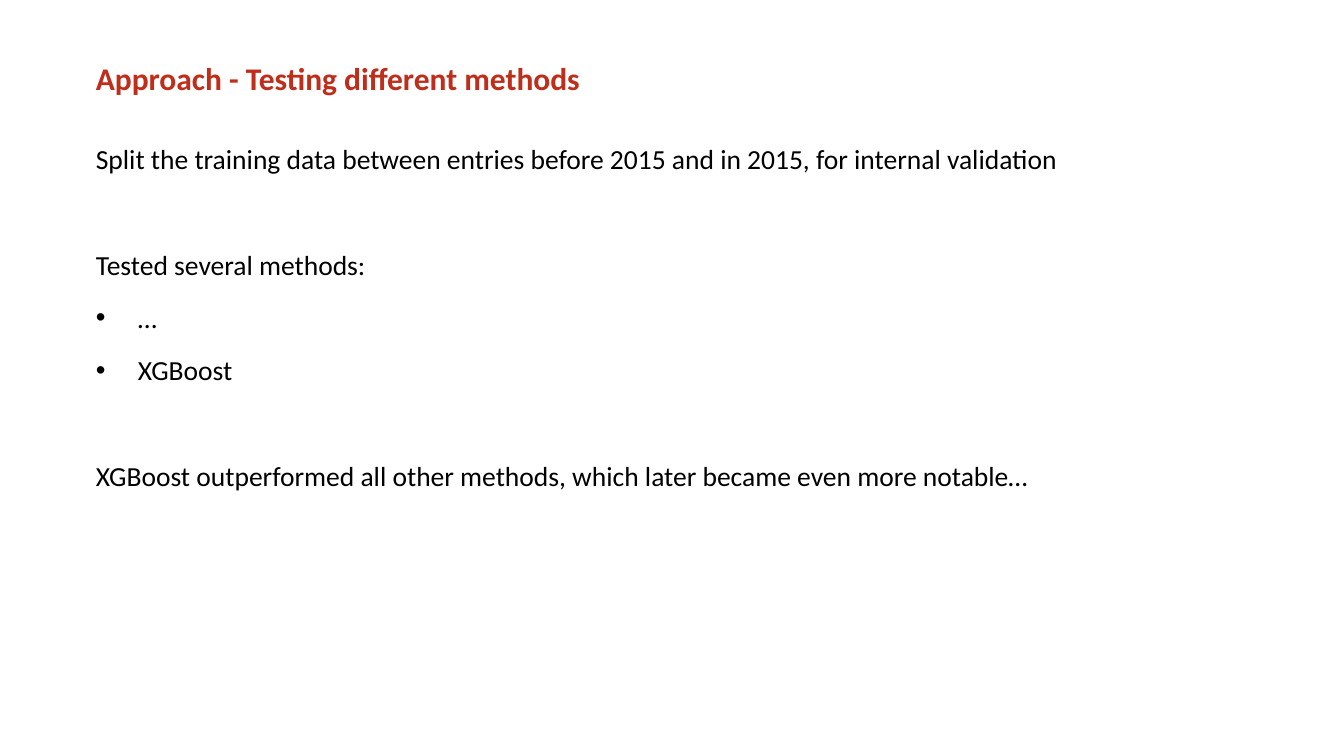
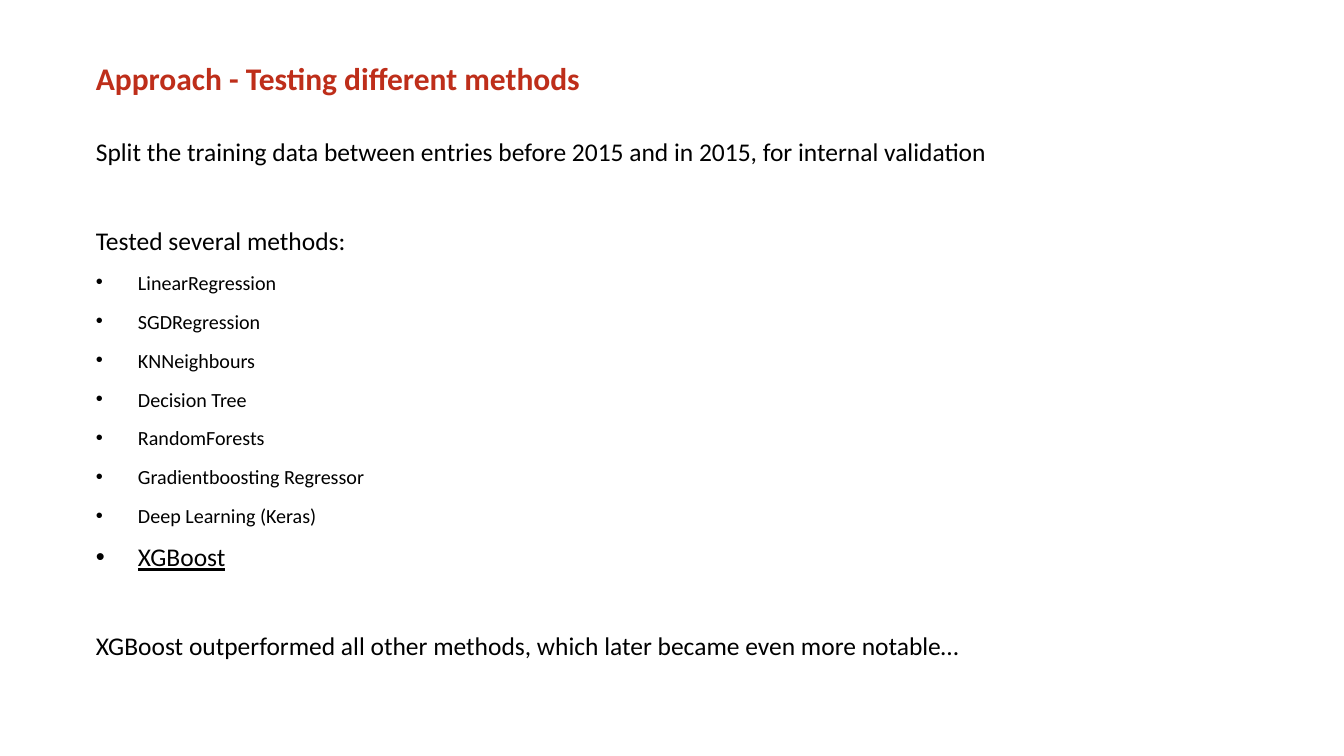
Before and after one commit to mrngm/Classified, a slide deck: slide 5 of presentatie/Classified_MLiP_final_presentation_2.pptx. Drawn at 1344x756 pixels with LibreOffice and Linux fonts; fonts in the diff are those of the drawing; background and template pictures are left out. Boxes give left, top, right and bottom in pixels: in the first picture for what was removed or moved away, otherwise in the second. Text is boxed around its words. In the diff, an @@ line names an element or a change of style, - is before the commit and + after.

Commit message:
Added results table, methods

```diff
--- a/presentatie/Classified_MLiP_final_presentation_2.pptx
+++ b/presentatie/Classified_MLiP_final_presentation_2.pptx
@@ text at box(96, 143, 985, 659): size 28 to 25.9 pt in "Split the training data between entries before ...", "Tested several methods:", "XGBoost", "XGBoost outperformed all other methods, which later ..."; underline on in "XGBoost"; line spacing 1 to 0.8 @@
@@ text at box(138, 276, 364, 527): text changed; size 28 to 20.4 pt @@
-• …
+• LinearRegression
+• SGDRegression
+• KNNeighbours
+• Decision Tree
+• RandomForests
+• Gradientboosting Regressor
+• Deep Learning (Keras)
```
Also in this commit, not shown: 1 other slide changed, 1 other file.
